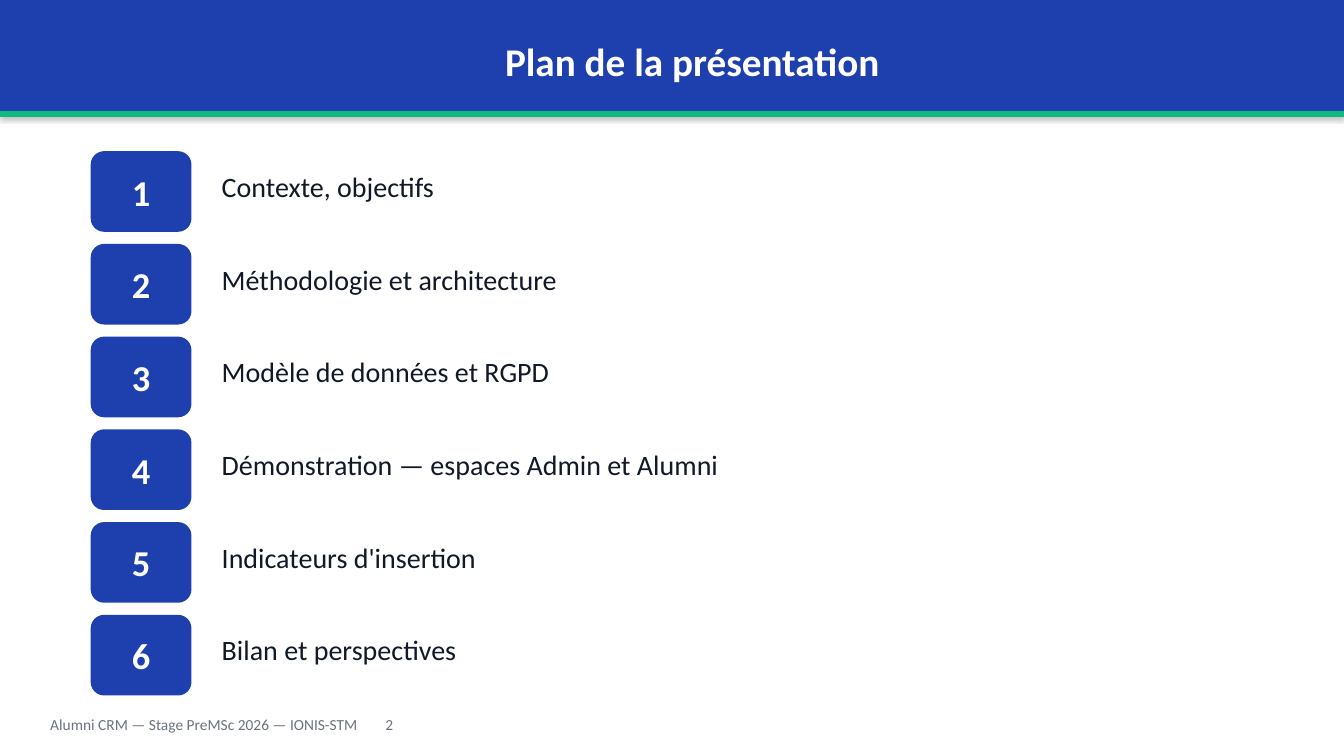
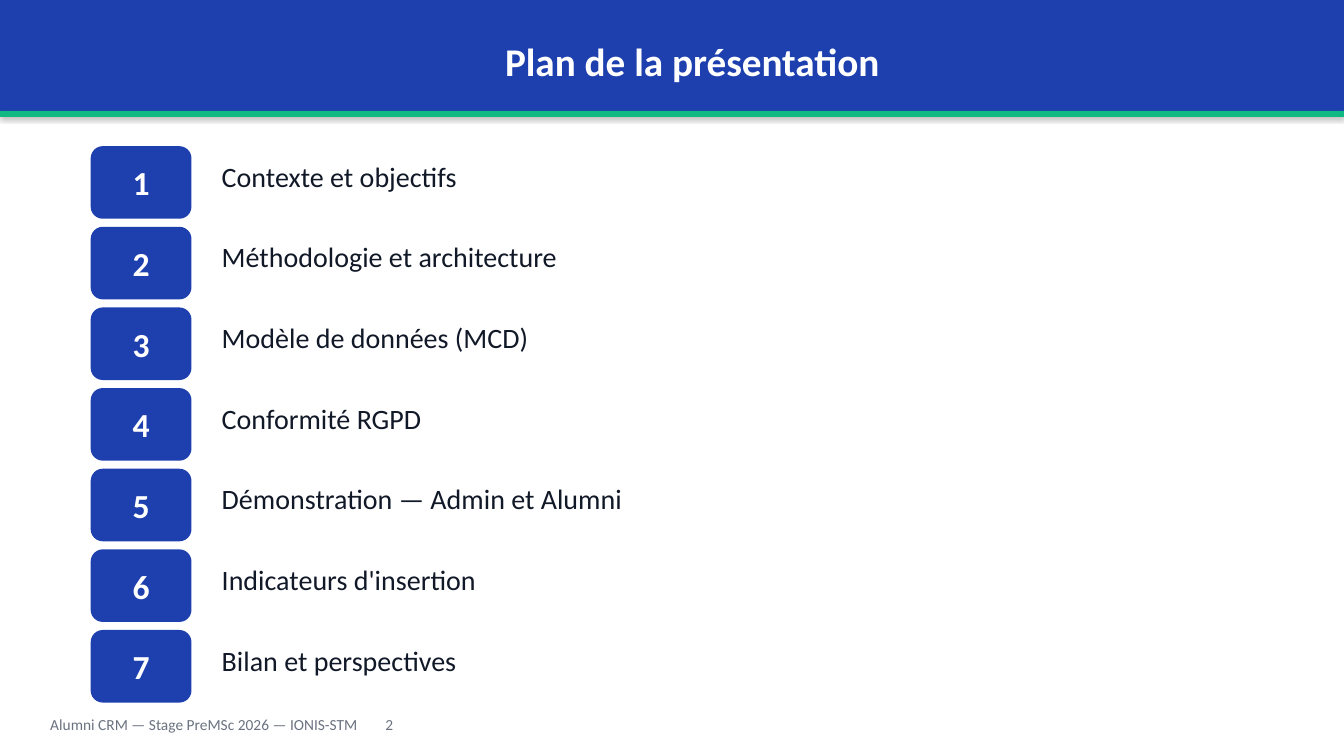
Before and after one commit to Rafikdjm/CRM_IONIS, a slide deck: slide 2 of Rapport/Soutenance - Alumni CRM - PreMSc 2026.pptx. Drawn at 1344x756 pixels with LibreOffice and Linux fonts; fonts in the diff are those of the drawing. Boxes give left, top, right and bottom in pixels: in the first picture for what was removed or moved away, otherwise in the second. Text is boxed around its words. In the diff, an @@ line names an element or a change of style, - is before the commit and + after.

Commit message:
feat(soutenance): rebuild deck to 13 slides - add MCD capture, rewrite context slide, add concrete example per section

```diff
--- a/Rapport/Soutenance - Alumni CRM - PreMSc 2026.pptx
+++ b/Rapport/Soutenance - Alumni CRM - PreMSc 2026.pptx
@@ rounded rectangle "1" resized from (x1=91, y1=151, x2=192, y2=232) to (x1=91, y1=146, x2=192, y2=219) @@
@@ text at (x1=222, y1=167, x2=457, y2=192): text changed @@
-Contexte, objectifs
+Contexte et objectifs
@@ rounded rectangle "2" resized from (x1=91, y1=244, x2=192, y2=325) to (x1=91, y1=227, x2=192, y2=299) @@
@@ text "Méthodologie et architecture" moved from (x1=222, y1=270, x2=557, y2=295) to (x1=222, y1=247, x2=557, y2=272) @@
@@ rounded rectangle "3" resized from (x1=91, y1=337, x2=192, y2=417) to (x1=91, y1=308, x2=192, y2=380) @@
@@ text at (x1=222, y1=327, x2=528, y2=352): text changed @@
-Modèle de données et RGPD
+Modèle de données (MCD)
@@ rounded rectangle "4" resized from (x1=91, y1=430, x2=192, y2=510) to (x1=91, y1=388, x2=192, y2=461) @@
@@ text added at (x1=222, y1=409, x2=421, y2=429), 20 pt, text #111827 @@
+Conformité RGPD
@@ rounded rectangle "5" resized from (x1=91, y1=522, x2=192, y2=603) to (x1=91, y1=469, x2=192, y2=541) @@
@@ text at (x1=222, y1=489, x2=622, y2=510): text changed @@
-Démonstration — espaces Admin et Alumni
+Démonstration — Admin et Alumni
@@ size 26 to 24 pt in 6 elements at (x1=91, y1=146, x2=192, y2=219), (x1=91, y1=227, x2=192, y2=299), (x1=91, y1=308, x2=192, y2=380), (x1=91, y1=388, x2=192, y2=461), (x1=91, y1=469, x2=192, y2=541), (x1=91, y1=549, x2=192, y2=622) @@
@@ rounded rectangle "6" resized from (x1=91, y1=615, x2=192, y2=696) to (x1=91, y1=549, x2=192, y2=622) @@
@@ text "Indicateurs d'insertion" moved from (x1=222, y1=548, x2=476, y2=569) to (x1=222, y1=570, x2=476, y2=591) @@
@@ rounded rectangle added at (x1=91, y1=630, x2=192, y2=703), fill #1E40AF, 24 pt, text #FFFFFF, bold @@
+7
@@ text "Bilan et perspectives" moved from (x1=222, y1=640, x2=456, y2=665) to (x1=222, y1=651, x2=456, y2=676) @@
```
Also in this commit, not shown: 7 other slides changed, 3 slides added, 1 slide removed, 1 other file.
